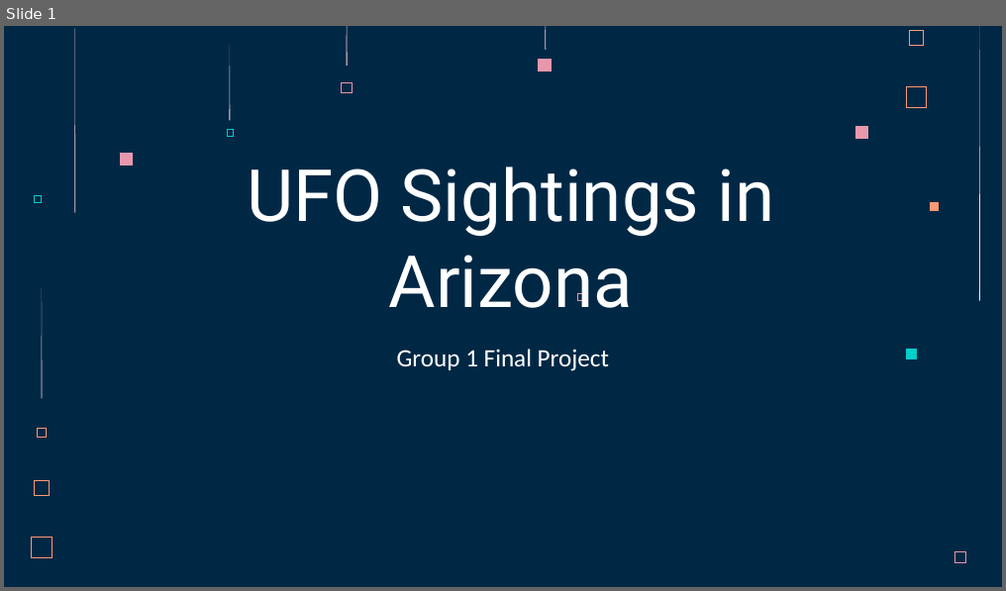
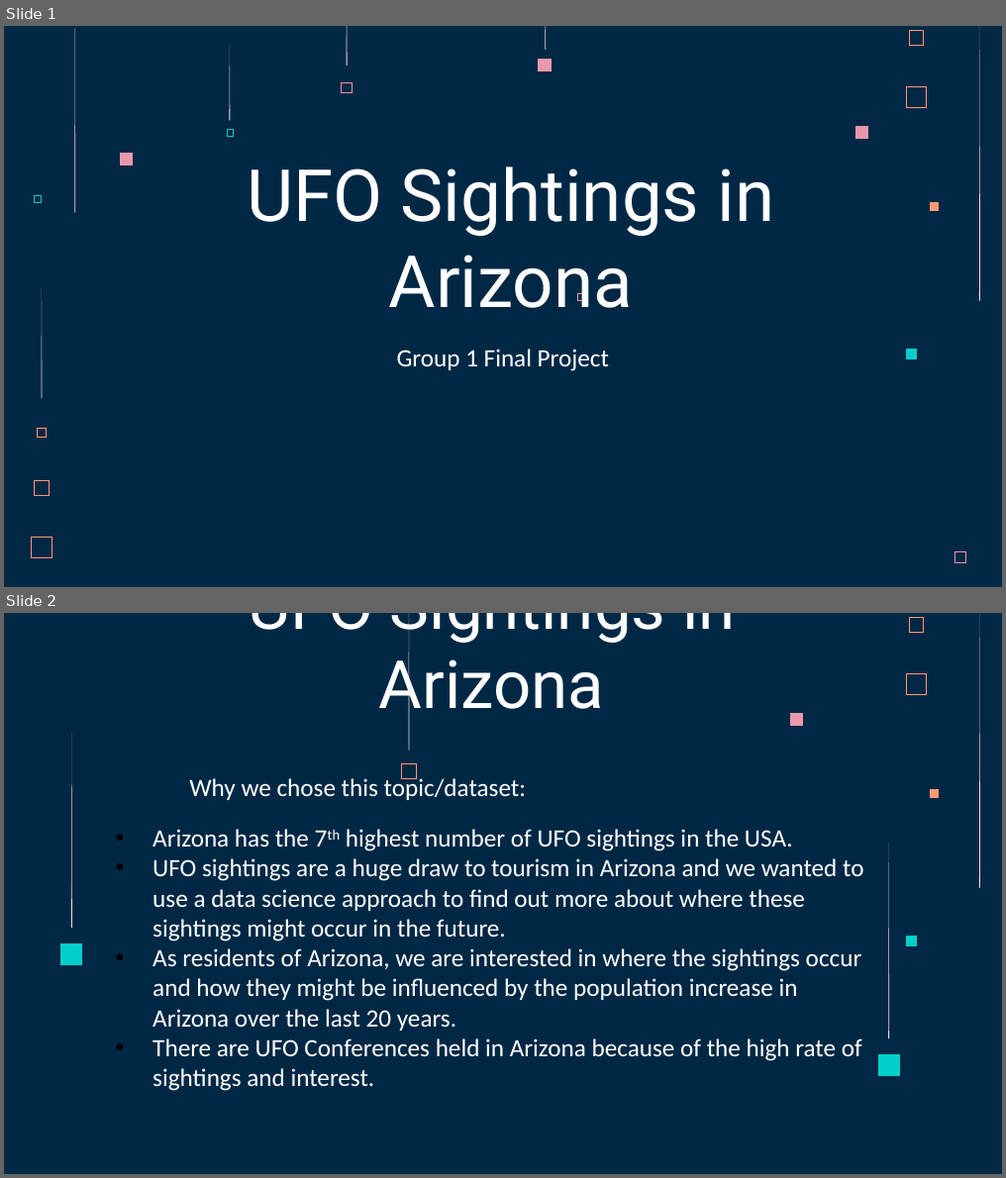
Before and after one commit to acegal1/Group1_Final_Project, a slide deck: _Group 1 Final Project Presentation - UFO Sightings in Arizona.pptx. Shown one above the other, each under a label of ours: slide 1 before the commit, slides 1 and 2 after it. The pictures are 1006x591 and 1006x1178 pixels, drawn with LibreOffice and Linux fonts; fonts in the diff are those of the drawing. Boxes give left, top, right and bottom in pixels: in the first picture for what was removed or moved away, otherwise in the second. Text is boxed around its words. In the diff, an @@ line names an element or a change of style, - is before the commit and + after.

```diff
--- a/_Group 1 Final Project Presentation - UFO Sightings in Arizona.pptx
+++ b/_Group 1 Final Project Presentation - UFO Sightings in Arizona.pptx
@@ slide 2 added at bbox=[4, 613, 1002, 1174], background #002845; not listed: 5 template elements that a slide beside it also shows @@
@@ title added at bbox=[248, 613, 735, 725], 48 pt, text #FFFFFF @@
+UFO Sightings in Arizona
@@ freeform shape added at bbox=[408, 613, 409, 750], fill #FFD6E1 @@
@@ freeform shape added at bbox=[790, 713, 803, 726], fill #E898AC @@
@@ freeform shape added at bbox=[71, 732, 72, 928], fill #FFD6E1 @@
@@ text added at bbox=[189, 776, 526, 800], 18 pt, text #FFFFFF @@
+Why we chose this topic/dataset:
@@ freeform shape added at bbox=[402, 763, 417, 778], outline #FF9973 0.32 pt @@
@@ subtitle added at bbox=[152, 829, 863, 1091], 18 pt, text #FFFFFF @@
+• Arizona has the 7th highest number of UFO sightings in the USA.
+• UFO sightings are a huge draw to tourism in Arizona and we wanted to use a data science approach to find out more about where these sightings might occur in the future.
+• As residents of Arizona, we are interested in where the sightings occur and how they might be influenced by the population increase in Arizona over the last 20 years.
+• There are UFO Conferences held in Arizona because of the high rate of sightings and interest.
@@ freeform shape added at bbox=[888, 844, 889, 1039], fill #FFD6E1 @@
@@ freeform shape added at bbox=[60, 945, 83, 966], fill #00CFCC @@
@@ freeform shape added at bbox=[878, 1056, 900, 1077], fill #00CFCC @@
```
Also in this commit, not shown: 3 other slides added, 1 other file.
